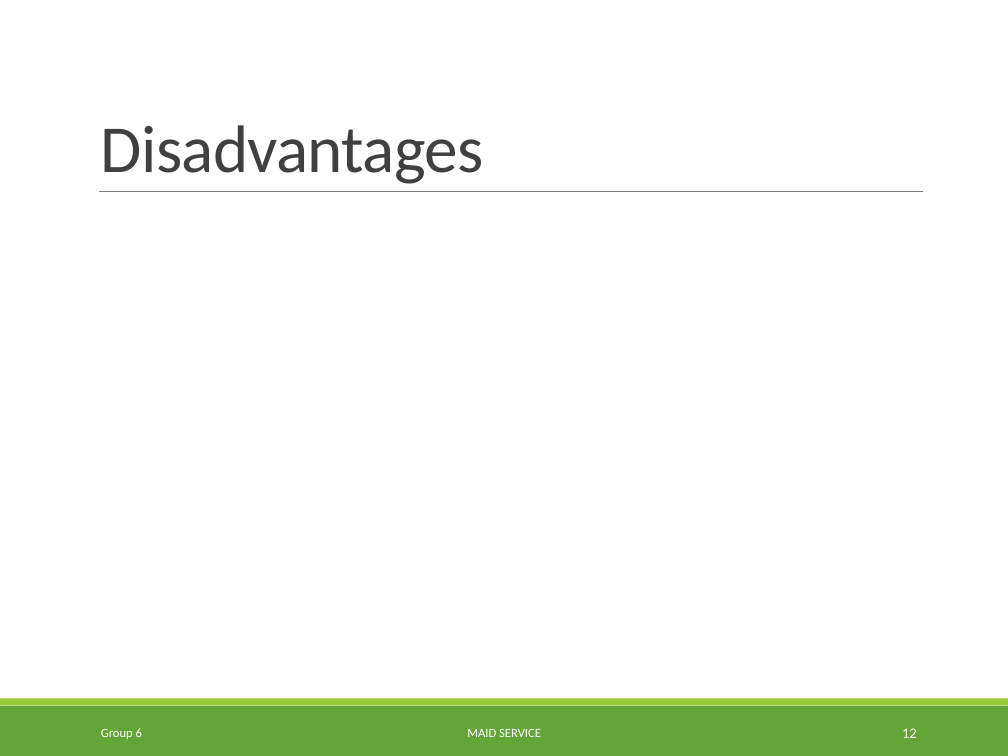
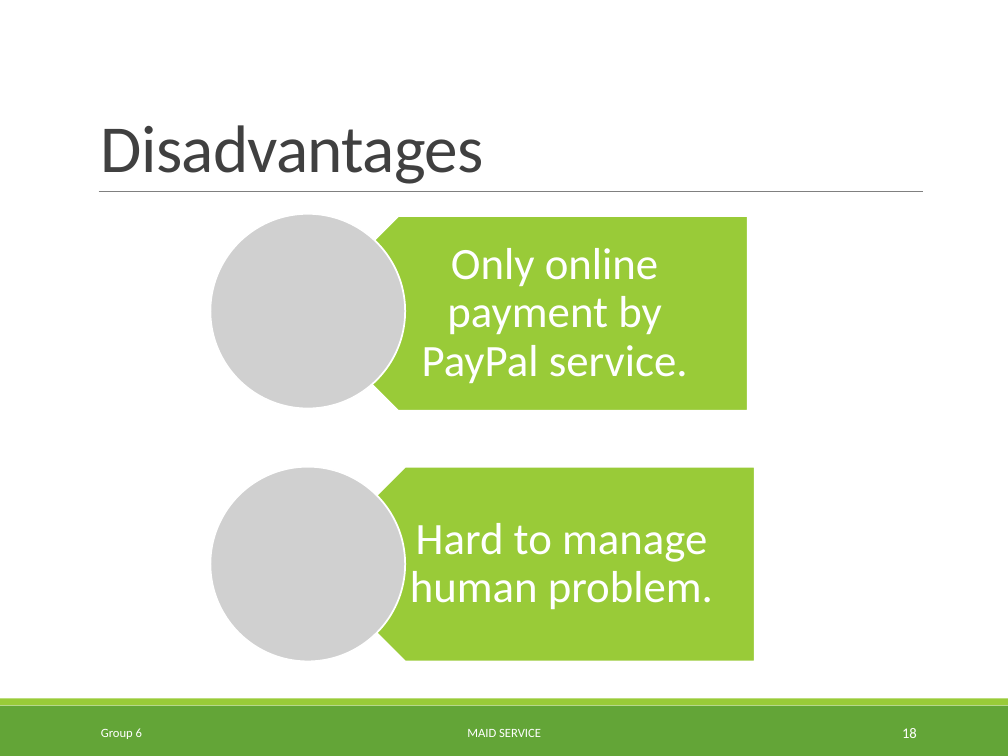
Before and after one commit to TuanBT/ms-website, a slide deck: slide 18 of 06.Personal Archives/02.TuyenMQ/MS_Slide.pptx (slide 12 before the commit). Drawn at 1008x756 pixels with LibreOffice and Linux fonts; fonts in the diff are those of the drawing; grey boxes stand for pictures. Boxes give left, top, right and bottom in pixels: in the first picture for what was removed or moved away, otherwise in the second. Text is boxed around its words. In the diff, an @@ line names an element or a change of style, - is before the commit and + after.

```diff
--- a/06.Personal Archives/02.TuyenMQ/MS_Slide.pptx
+++ b/06.Personal Archives/02.TuyenMQ/MS_Slide.pptx
@@ group added at [211, 214, 754, 661]: 2 pentagon arrows, 2 texts, 2 pictures @@
+Only online payment by PayPal service.
+Hard to manage human problem.
@@ page number at [902, 728, 917, 738]: text changed @@
-12
+18
```
Also in this commit, not shown: 10 other slides changed, 9 slides added, 2 slides removed.
